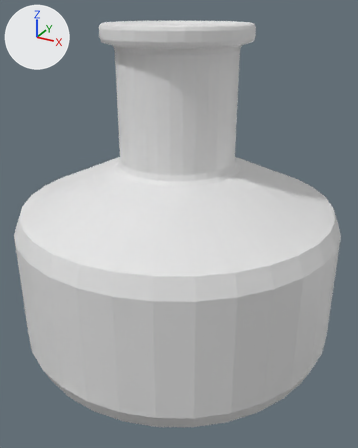
The Blender file Assets/Models/MapObject/Bottle/B_Bottle.blend, before and after one commit.
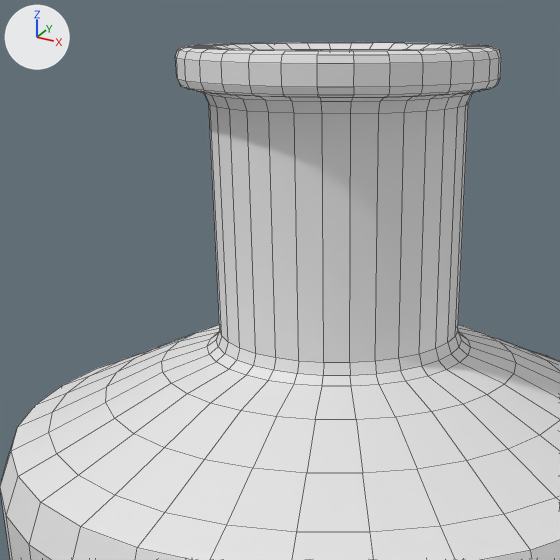
There are two pictures of each version: one whole from a camera (50 mm lens) standing at (0.709, -1.28, 1.029) and looking at (0.022, -0.03, 0.404), one close up on the part from 4% to 79% of the width and 0% to 60% of the height. Lighting does not change. The marker at upper left points along +X, +Y and +Z. The close-ups show mesh edges as thin lines.

The first close-up shows 'Bottle'.
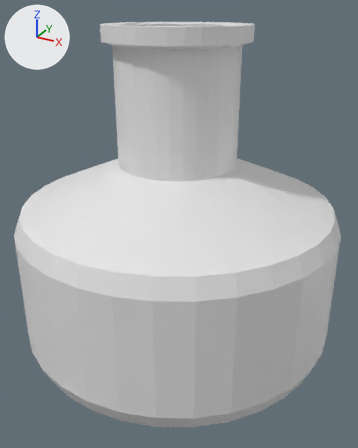
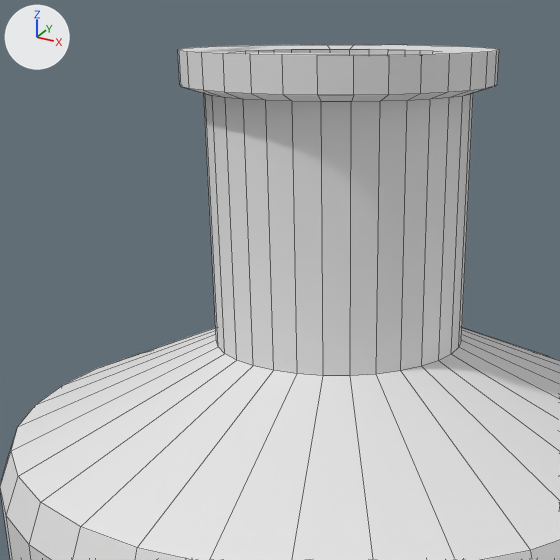
Pixel boxes (x1, y1, x2, y2) of what changed, in the close-ups (560 x 560 px):
```json
{"object": "Bottle", "change": "reshaped", "before": [0, 42, 560, 560], "after": [0, 45, 560, 560]}
{"part": 1, "of": "me_bottle", "change": "deleted", "before": [11, 42, 560, 560]}
```

Edits to the scene script, one JSON object a line:
```json
{"block": "me_bottle", "where": "# used by ob_bottle; location = (0.0, 0.0, 0.488)"}
{"op": "remove", "block": "me_bottle", "code": "me_bottle.from_pydata(...)  # 993 vertices, 993 faces; spans x -0.5..0.5, y -0.5..0.5, z -0.5..0.5"}
{"op": "add", "block": "me_bottle", "code": "me_bottle.from_pydata(...)  # 577 vertices, 547 faces; spans x -0.5..0.5, y -0.5..0.5, z -0.5..0.496"}
{"block": "me_bottle", "change": "me_bottle part 1: 416 vertices removed from x -0.425..0.425, y -0.425..0.425, z 0.0..0.5"}
```
